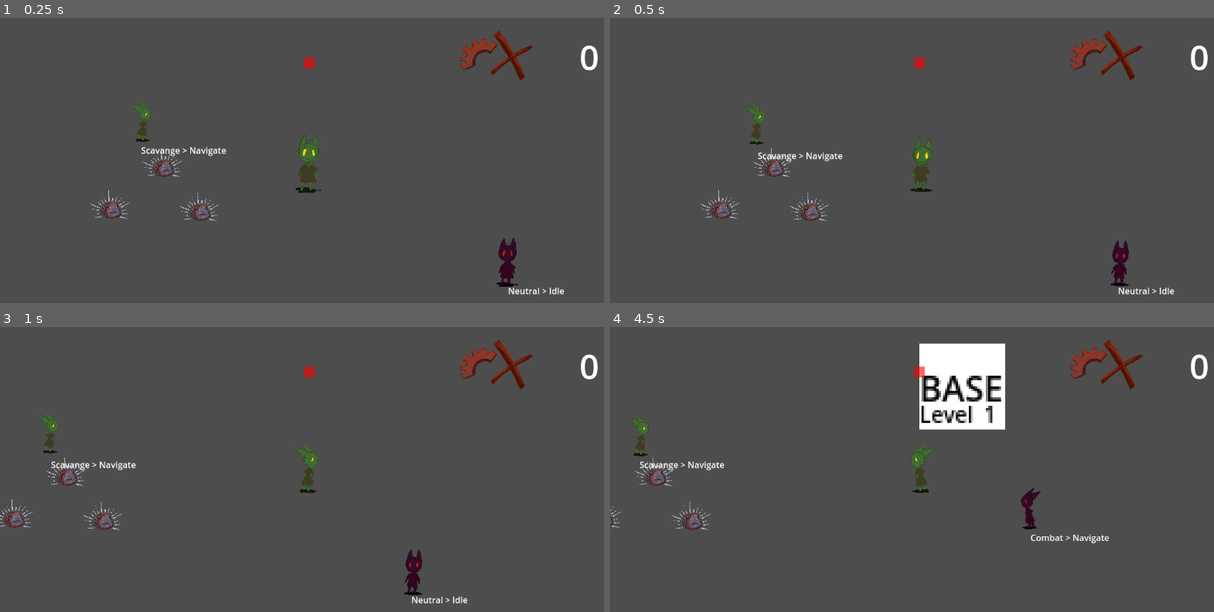
Above: before the commit, frames 1-4 (two rows, left to right).
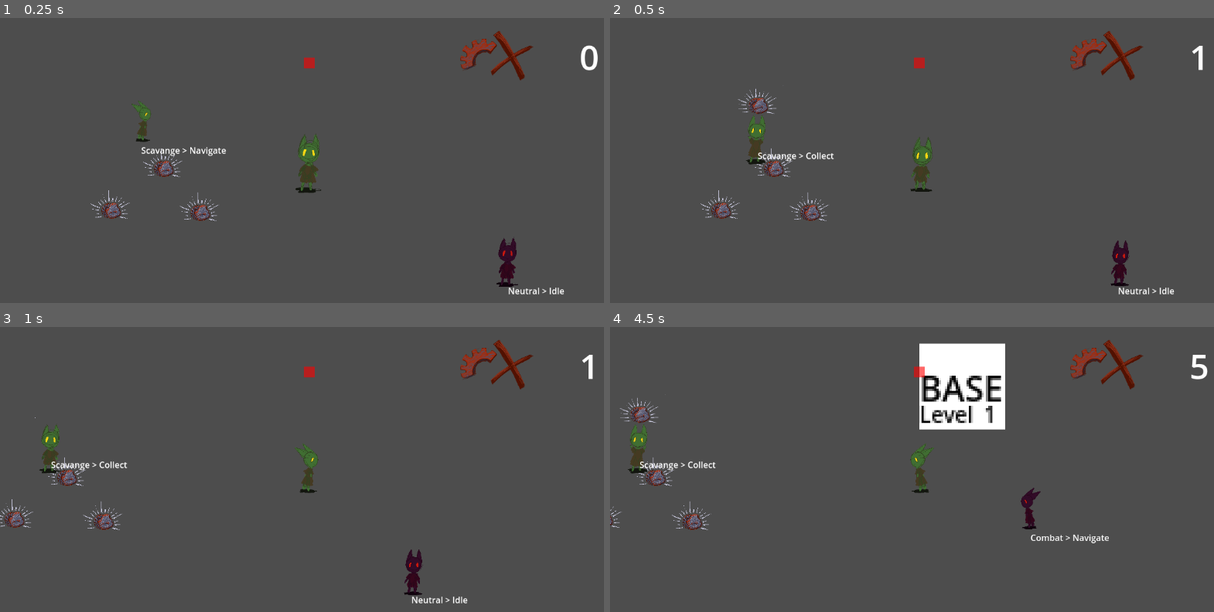
Above: after the commit, the same moments.

Repository: loteque/GoblinGame
Game: Godot game, scene res://tests/test_new_actor.tscn
Same seed, same stepped clock (60 frames per second), same inputs: the game is played once before the commit and once after it.
Inputs:
- Up to frame 1 (0.25 s): no input
- Up to frame 2 (0.5 s): no input
- Up to frame 3 (1 s): hold D (right) from 0.53 s (still down); hold Shift (call) from 0.53 s (still down)
- Up to frame 4 (4.5 s): release D (right) at 1.28 s; release Shift (call) at 1.28 s; hold S (down) 1.28-2.03 s; tap one key every 0.75 s from 1.35 s: G (place) Space (select) Shift (call) G (place) Space (select); hold D (right) 2.03-2.78 s; hold W (up) 2.78-3.53 s; hold A (left) from 3.53 s (still down)

Frame 1 is identical in both runs. In frame 2, 0.8% of the frame differs, in the area x 21-99%, y 9-52%; in frame 3, 0.7%; in frame 4, 0.8%.

Commit message:
Fix jittery follow and combat movements
Closes #100

Diff:
--- a/project/combat_state.gd
+++ b/project/combat_state.gd
@@ -2,6 +2,7 @@
 
 ## Createure is "in_combat"
 class_name CombatState
+
 
 var target: Node2D
 @onready var navigate = $Navigate
@@ -9,9 +10,7 @@
 @onready var actor_core: ActorCore = %ActorCore
 @onready var attack = $Attack
 
-
-
-@export var attack_range: float = 20.0
+@export var attack_range: float = 40.0
 
 func is_close_enough(target: Node2D):
     var distance = actor_core.actor.global_position.distance_to(target.global_position)
--- a/project/follow_state.gd
+++ b/project/follow_state.gd
@@ -4,7 +4,7 @@
 class_name FollowState
 
 var target: Node2D
-var follow_distance = 20
+@export var follow_distance: float = 40.0
 @export var throw_distance: float = 300.0
 
 @onready var actor_core = %ActorCore
--- a/project/scavange_state.gd
+++ b/project/scavange_state.gd
@@ -8,7 +8,7 @@
 @onready var collect = $Collect
 @onready var actor_core: ActorCore = %ActorCore
 
-var scavange_range = 20
+@export var scavange_range: float = 40.0
 
 func is_close_enough(target: Node2D):
     var distance = actor_core.actor.global_position.distance_to(target.global_position)
